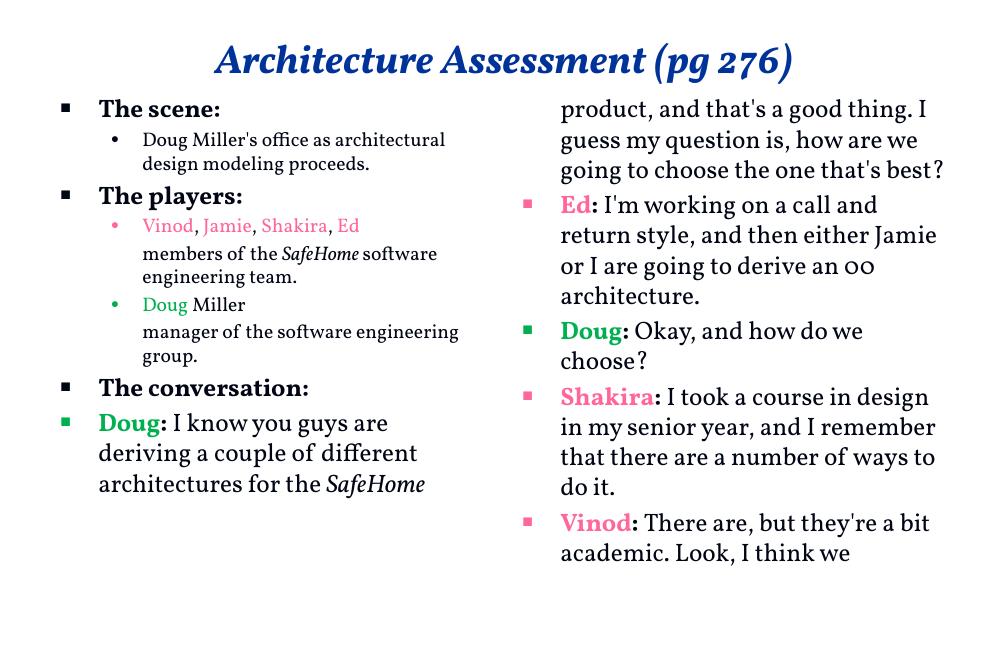
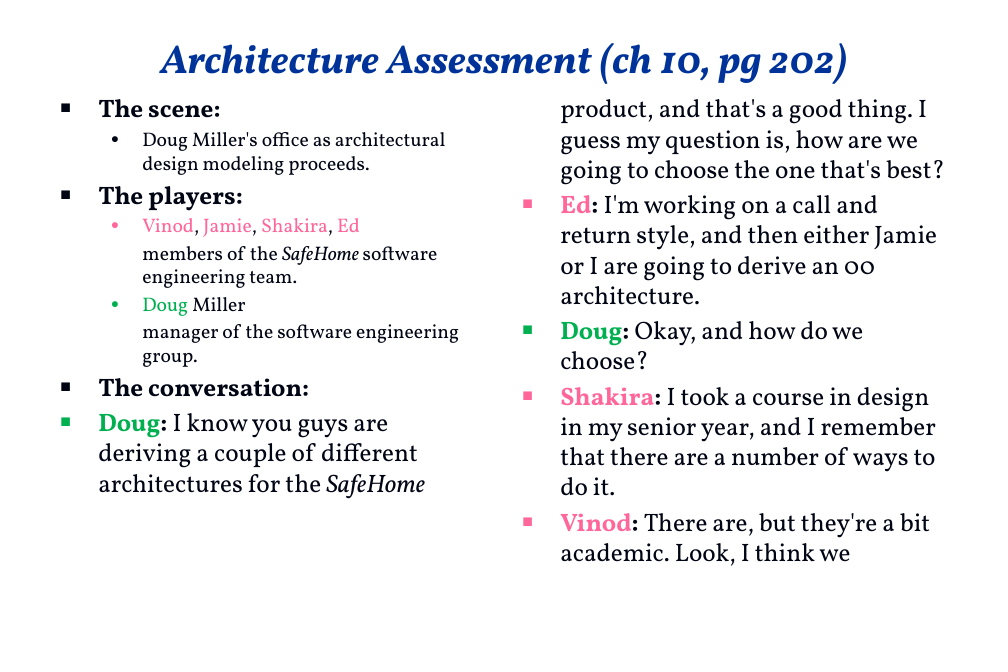
Before and after one commit to swtv-kaist/cs350-fall25, a slide deck: slide 55 of slides/safehome_dialog.pptx (slide 60 before the commit). Drawn at 1008x672 pixels with LibreOffice and Linux fonts; fonts in the diff are those of the drawing; background and template pictures are left out. Boxes give left, top, right and bottom in pixels: in the first picture for what was removed or moved away, otherwise in the second. Text is boxed around its words. In the diff, an @@ line names an element or a change of style, - is before the commit and + after.

```diff
--- a/slides/safehome_dialog.pptx
+++ b/slides/safehome_dialog.pptx
@@ title at bbox=[161, 43, 847, 84]: text changed @@
-Architecture Assessment (pg 276)
+Architecture Assessment (ch 10, pg 202)
```
Also in this commit, not shown: 63 other slides changed, 2 slides added, 1 other file.
